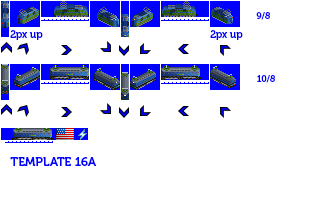
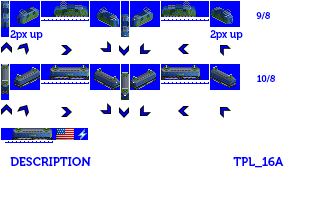
The second 336x216 image is a revision of the first. Changes to its layers:
added layer "TPL_16A" above "DESCRIPTION" over [233, 157, 284, 168]
renamed "TEMPLATE 16A" to "DESCRIPTION", painted on it over [10, 157, 96, 166]